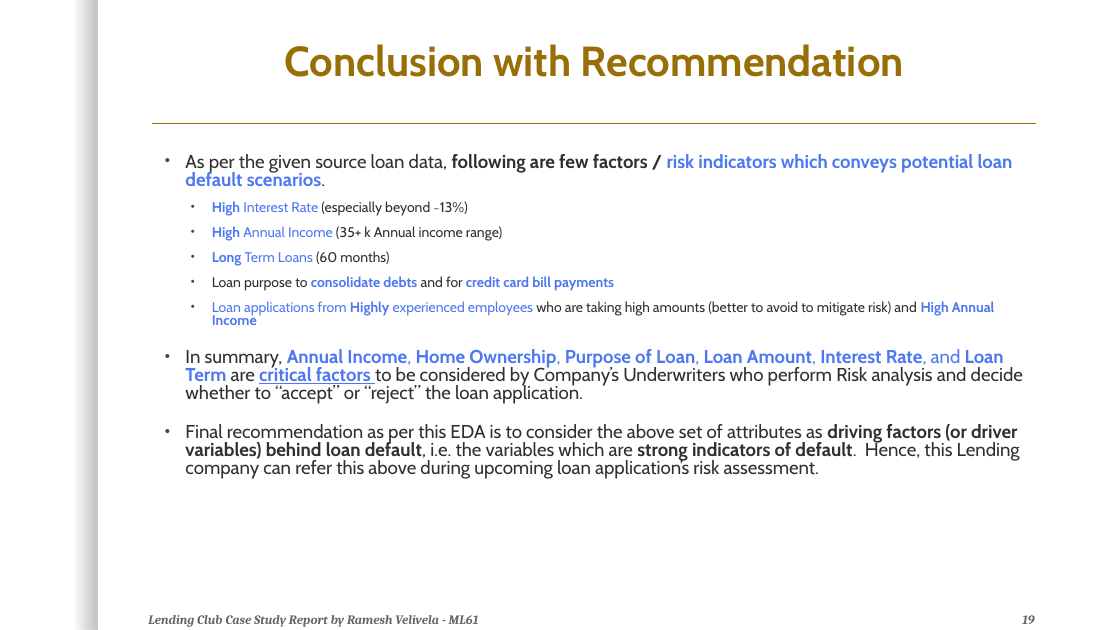
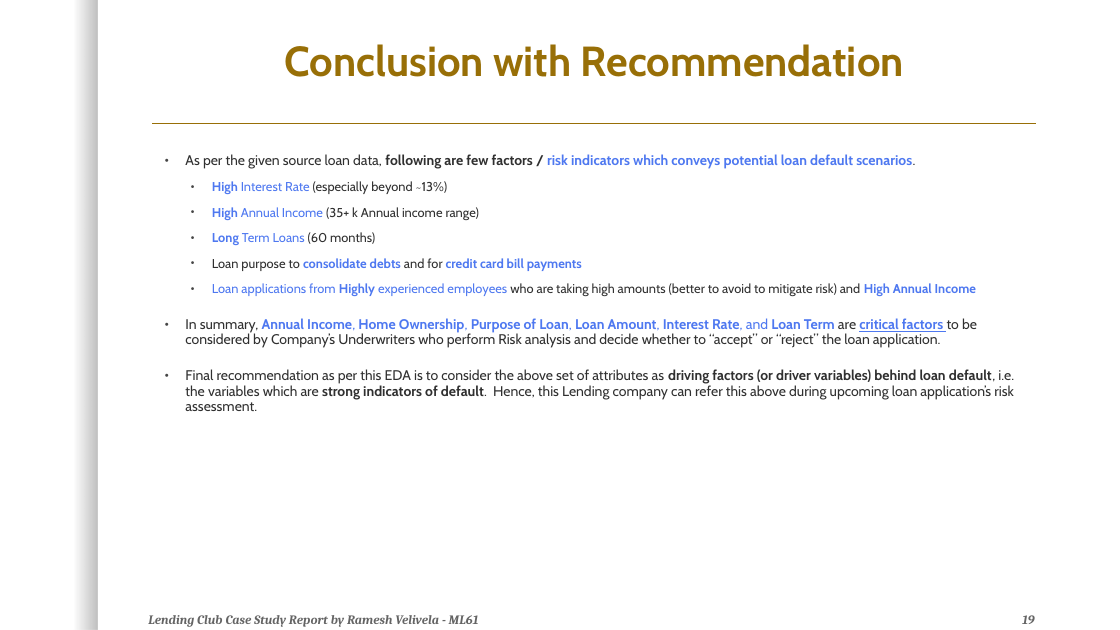
Before and after one commit to rameshvjr/LendingClub_CaseStudy, a slide deck: slide 19 of LendingClubCaseStudy_ML61_RameshVelivela.pptx. Drawn at 1120x630 pixels with LibreOffice and Linux fonts; fonts in the diff are those of the drawing; background and template pictures are left out. Boxes give left, top, right and bottom in pixels: in the first picture for what was removed or moved away, otherwise in the second. Text is boxed around its words. In the diff, an @@ line names an element or a change of style, - is before the commit and + after.

Commit message:
Lending Club Case Study Presentation check-in

```diff
--- a/LendingClubCaseStudy_ML61_RameshVelivela.pptx
+++ b/LendingClubCaseStudy_ML61_RameshVelivela.pptx
@@ text "As per the given source ..." at (185, 154, 1014, 411): size 16 to 12 pt in "As per the given source loan data, ...", "In summary, Annual Income, Home Ownership, Purpose ...", "Final recommendation as per this EDA is ..."; size 12 to 11 pt in "High Interest Rate (especially beyond ~13%)", "High Annual Income (35+ k Annual income ...", "Long Term Loans (60 months)", "Loan purpose to consolidate debts and for ..." and 1 more places; line spacing 0.8 to 0.9 @@
```
